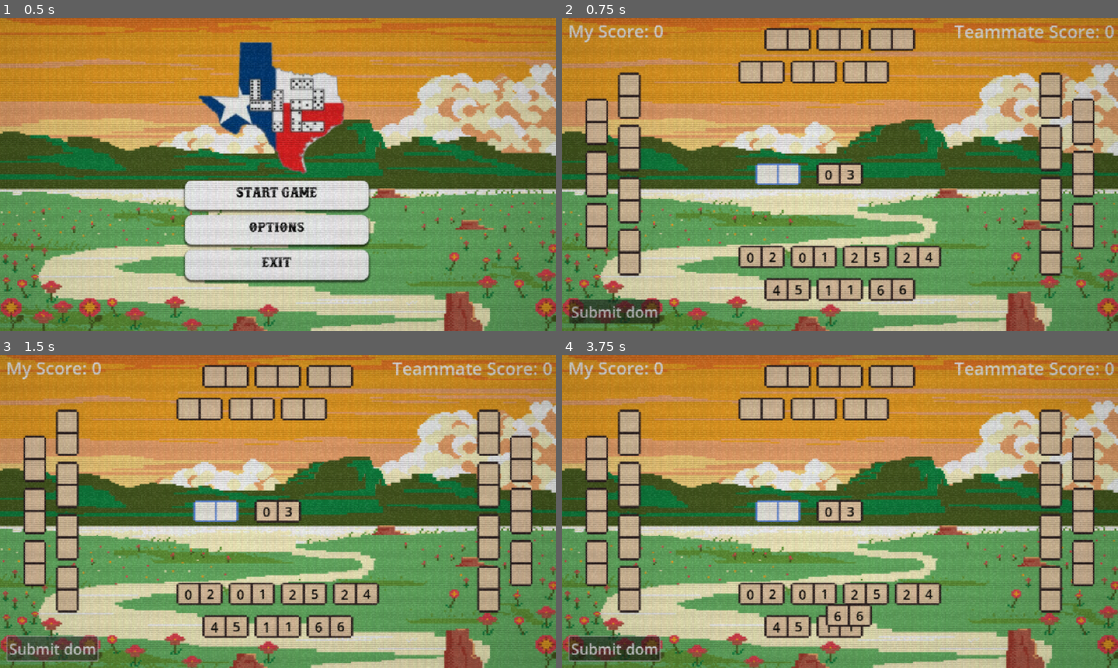
Above: before the commit, frames 1-4 (two rows, left to right).
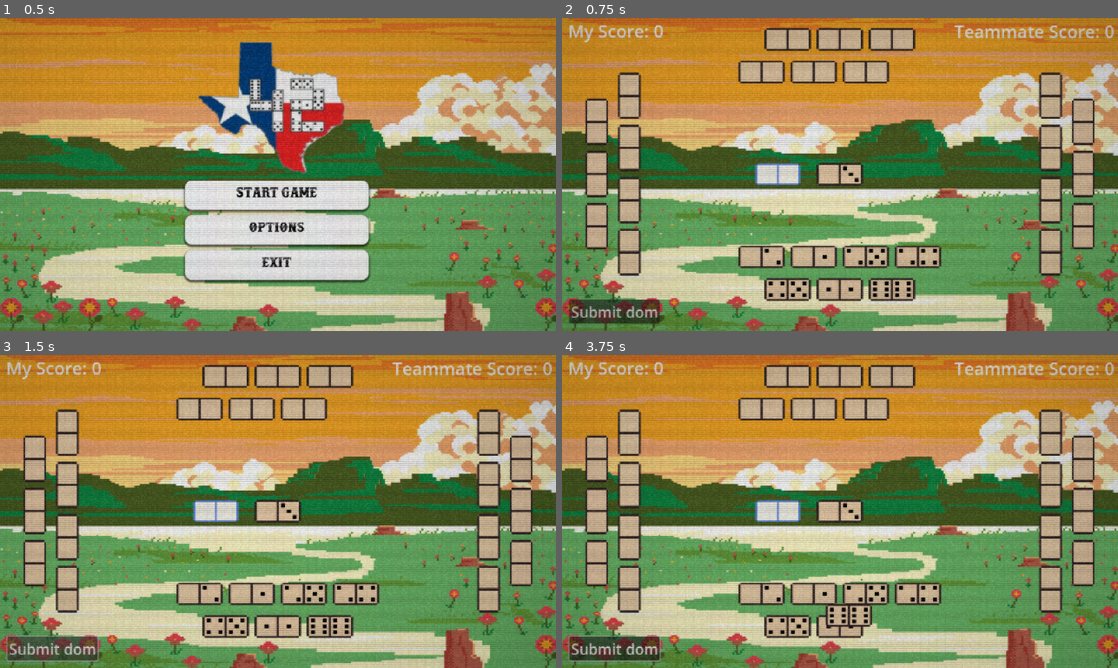
Above: after the commit, the same moments.

Repository: justin23bohrer/42
Game: Godot game, scene res://scenes/main.tscn
Two runs of this game, one before a commit and one after it. Both use one fixed random seed, a clock stepped at 60 frames per second and the inputs below.
Inputs (mouse positions are in pixels of both pictures, inside the frame that each line leads up to):
- Up to frame 1 (0.5 s): no input
- Up to frame 2 (0.75 s): click "Start Game" at 0.5 s
- Up to frame 3 (1.5 s): click "Submit dom" at 1.25 s
- Up to frame 4 (3.75 s): click "Submit dom" at 2 s; click "Submit dom" at 2.75 s; tap Enter at 3.5 s; drag from (890, 627) to (762, 592) at 3.52 s

Frame 1 is identical in both runs. In frame 2, 0.9% of the frame differs, in the area x 33-68%, y 47-90%; in frame 3, 0.9%; in frame 4, 0.9%.

Commit message:
added dots to dominos

Diff:
--- a/scenes/domino.tscn
+++ b/scenes/domino.tscn
@@ -16,32 +16,22 @@
 region_enabled = true
 region_rect = Rect2(0, 0, 25.3107, 16)
 
-[node name="Label" type="Label" parent="."]
-offset_left = -47.0
-offset_top = -20.0
-offset_right = -6.0
-offset_bottom = 19.0
-theme_override_colors/font_color = Color(0, 0, 0, 1)
-theme_override_font_sizes/font_size = 30
-text = "0"
-horizontal_alignment = 1
-vertical_alignment = 1
-
-[node name="Label2" type="Label" parent="."]
-offset_left = 3.0
-offset_top = -21.0
-offset_right = 47.0
-offset_bottom = 21.0
-theme_override_colors/font_color = Color(0, 0, 0, 1)
-theme_override_font_sizes/font_size = 30
-text = "0"
-horizontal_alignment = 1
-vertical_alignment = 1
-
 [node name="Area2D" type="Area2D" parent="."]
 
 [node name="CollisionShape2D" type="CollisionShape2D" parent="Area2D"]
 shape = SubResource("RectangleShape2D_uwevp")
 
+[node name="left" type="TextureRect" parent="."]
+offset_left = -49.0
+offset_top = -22.0
+offset_right = -3.0
+offset_bottom = 22.0
+
+[node name="right" type="TextureRect" parent="."]
+offset_left = 2.0
+offset_top = -22.0
+offset_right = 48.0
+offset_bottom = 22.0
+
 [connection signal="mouse_entered" from="Area2D" to="." method="_on_area_2d_mouse_entered"]
 [connection signal="mouse_exited" from="Area2D" to="." method="_on_area_2d_mouse_exited"]
--- a/scripts/domino.gd
+++ b/scripts/domino.gd
@@ -15,11 +15,40 @@
 	get_parent().connect_domino_signals(self)
 
 func update_domino_display():
-	$Label.text = str(left_value)
-	$Label2.text = str(right_value)
+	match left_value:
+		0:
+			$left.texture = ResourceLoader.load("res://assets/dominos/dominoNumbers/0.png")
+		1:
+			$left.texture = ResourceLoader.load("res://assets/dominos/dominoNumbers/1.png")
+		2:
+			$left.texture = ResourceLoader.load("res://assets/dominos/dominoNumbers/2.png")
+		3:
+			$left.texture = ResourceLoader.load("res://assets/dominos/dominoNumbers/3.png")
+		4:
+			$left.texture = ResourceLoader.load("res://assets/dominos/dominoNumbers/4.png")
+		5:
+			$left.texture = ResourceLoader.load("res://assets/dominos/dominoNumbers/5.png")
+		6:
+			$left.texture = ResourceLoader.load("res://assets/dominos/dominoNumbers/6.png")
+	match right_value:
+		0:
+			$right.texture = ResourceLoader.load("res://assets/dominos/dominoNumbers/0.png")
+		1:
+			$right.texture = ResourceLoader.load("res://assets/dominos/dominoNumbers/1.png")
+		2:
+			$right.texture = ResourceLoader.load("res://assets/dominos/dominoNumbers/2.png")
+		3:
+			$right.texture = ResourceLoader.load("res://assets/dominos/dominoNumbers/3.png")
+		4:
+			$right.texture = ResourceLoader.load("res://assets/dominos/dominoNumbers/4.png")
+		5:
+			$right.texture = ResourceLoader.load("res://assets/dominos/dominoNumbers/5.png")
+		6:
+			$right.texture = ResourceLoader.load("res://assets/dominos/dominoNumbers/6.png")
+
 func update_domino_display_non_player():
-	$Label.text = ""
-	$Label2.text = ""
+	$left.texture = ResourceLoader.load("res://assets/dominos/dominoNumbers/0.png")
+	$right.texture = ResourceLoader.load("res://assets/dominos/dominoNumbers/0.png")
 	$Area2D.set_deferred("monitoring", false)
 	$Area2D.get_node("CollisionShape2D").set_deferred("disabled", true)
 
Binary file added: assets/dominos/dominoNumbers/0.png
Not shown, added: assets/dominos/dominoNumbers/0.png.import
Binary file added: assets/dominos/dominoNumbers/1.png
Not shown, added: assets/dominos/dominoNumbers/1.png.import
Binary file added: assets/dominos/dominoNumbers/2.png
Not shown, added: assets/dominos/dominoNumbers/2.png.import
Binary file added: assets/dominos/dominoNumbers/3.png
Not shown, added: assets/dominos/dominoNumbers/3.png.import
Binary file added: assets/dominos/dominoNumbers/4.png
Not shown, added: assets/dominos/dominoNumbers/4.png.import
Binary file added: assets/dominos/dominoNumbers/5.png
Not shown, added: assets/dominos/dominoNumbers/5.png.import
(and 2 more such lines)
